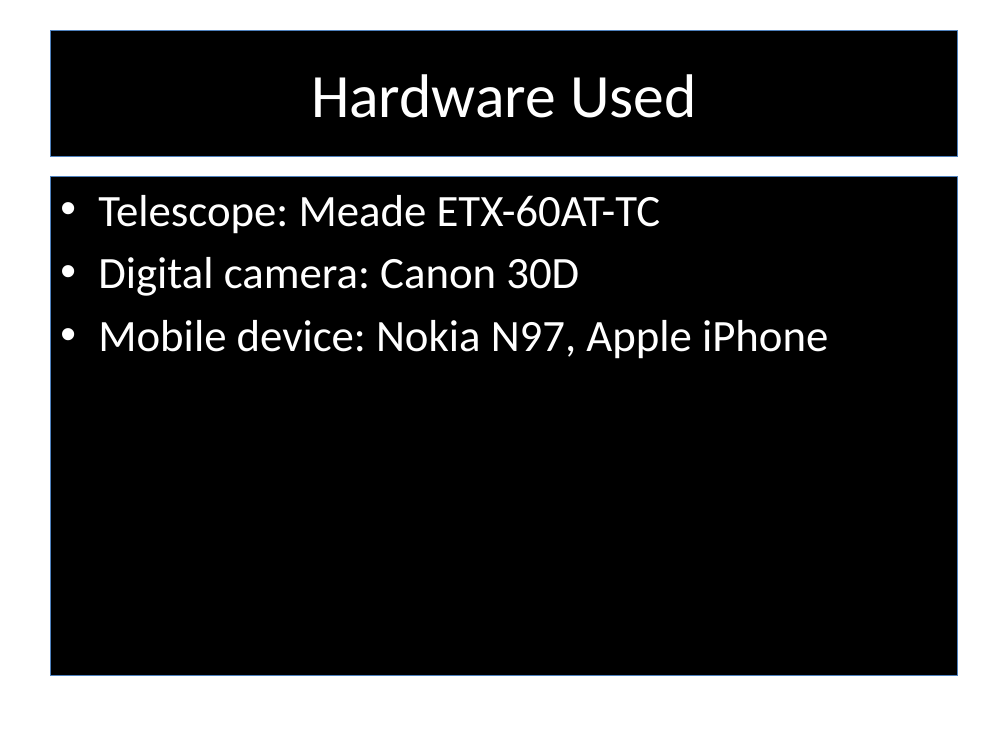
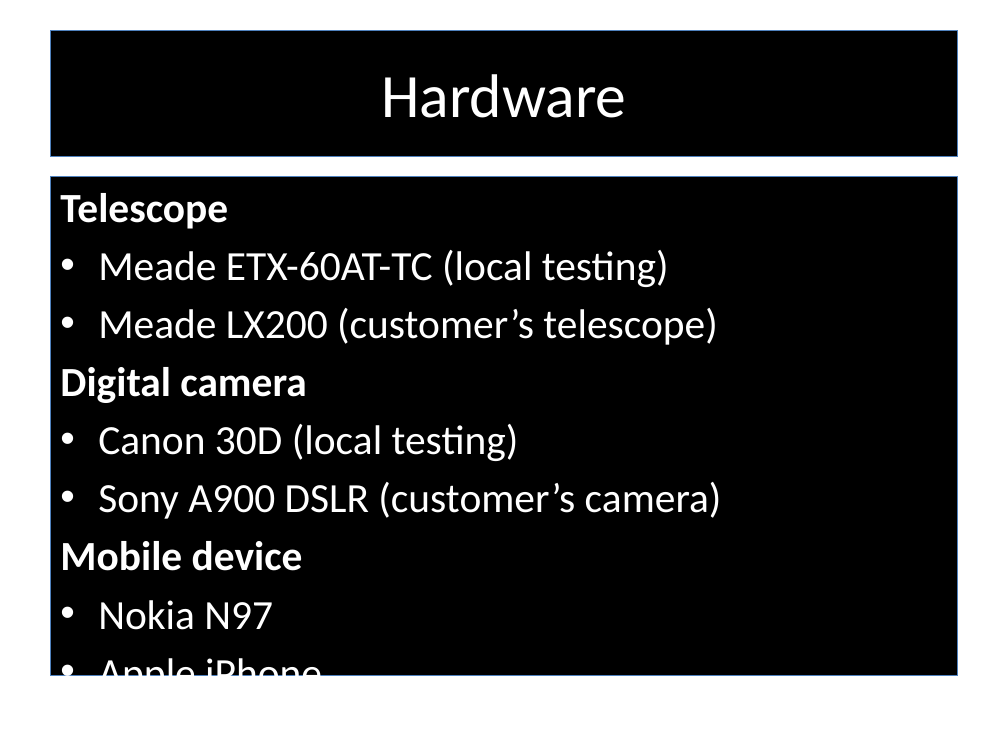
Before and after one commit to RedTeamCOSC470/Documentation, a slide deck: slide 4 of Stargazer_Presentation_Semester2.pptx (slide 8 before the commit). Drawn at 1008x756 pixels with LibreOffice and Linux fonts; fonts in the diff are those of the drawing; background and template pictures are left out. Boxes give left, top, right and bottom in pixels: in the first picture for what was removed or moved away, otherwise in the second. Text is boxed around its words. In the diff, an @@ line names an element or a change of style, - is before the commit and + after.

Commit message:
updated presentation

```diff
--- a/Stargazer_Presentation_Semester2.pptx
+++ b/Stargazer_Presentation_Semester2.pptx
@@ title at bbox=[381, 74, 626, 118]: text changed @@
-Hardware Used
+Hardware
@@ text at bbox=[60, 193, 722, 676]: text changed; size 32 to 29.6 pt @@
-• Telescope: Meade ETX-60AT-TC
-• Digital camera: Canon 30D
-• Mobile device: Nokia N97, Apple iPhone
+Telescope
+• Meade ETX-60AT-TC (local testing)
+• Meade LX200 (customer’s telescope)
+Digital camera
+• Canon 30D (local testing)
+• Sony A900 DSLR (customer’s camera)
+Mobile device
+• Nokia N97
+• Apple iPhone
```
Also in this commit, not shown: 10 other slides changed, 8 slides added, 9 slides removed.
